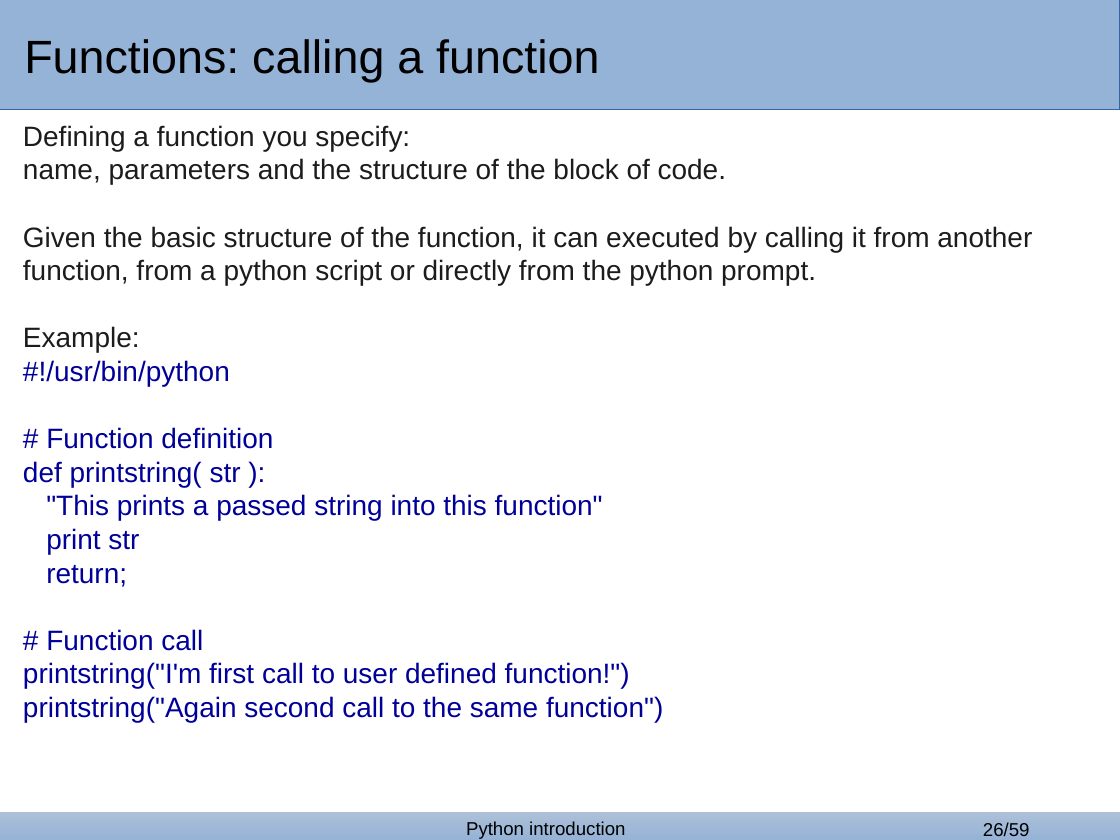
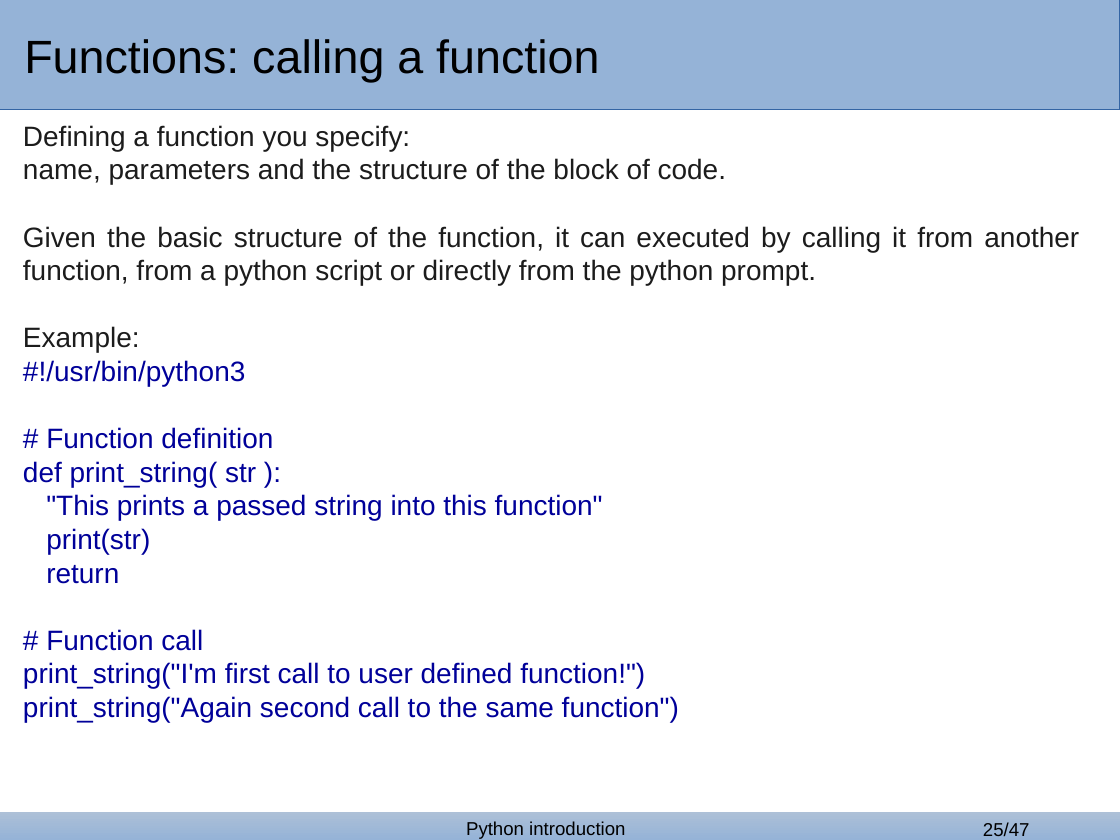
Before and after one commit to bertocco/abilita_info_units_1920, a slide deck: slide 25 of lezioni/python_lessons/python_1_covid.odp (slide 26 before the commit). Drawn at 1120x840 pixels with LibreOffice and Linux fonts; fonts in the diff are those of the drawing; background and template pictures are left out. Boxes give left, top, right and bottom in pixels: in the first picture for what was removed or moved away, otherwise in the second. Text is boxed around its words. In the diff, an @@ line names an element or a change of style, - is before the commit and + after.

```diff
--- a/lezioni/python_lessons/python_1_covid.odp
+++ b/lezioni/python_lessons/python_1_covid.odp
@@ text at (x1=23, y1=125, x2=1079, y2=285): alignment left to justified @@
@@ text at (x1=23, y1=360, x2=245, y2=386): text changed @@
-#!/usr/bin/python
+#!/usr/bin/python3
@@ text at (x1=23, y1=461, x2=256, y2=487): text changed @@
-def printstring( str ):
+def print_string( str ):
@@ text at (x1=46, y1=528, x2=150, y2=584): text changed @@
-print str
-return;
+print(str)
+return
@@ text at (x1=23, y1=662, x2=679, y2=722): text changed @@
-printstring("I'm first call to user defined function!")
-printstring("Again second call to the same function")
+print_string("I'm first call to user defined function!")
+print_string("Again second call to the same function")
@@ page number at (x1=983, y1=822, x2=1030, y2=836): text changed @@
-26/59
+25/47
```
Also in this commit, not shown: 29 other slides changed, 12 slides removed.
